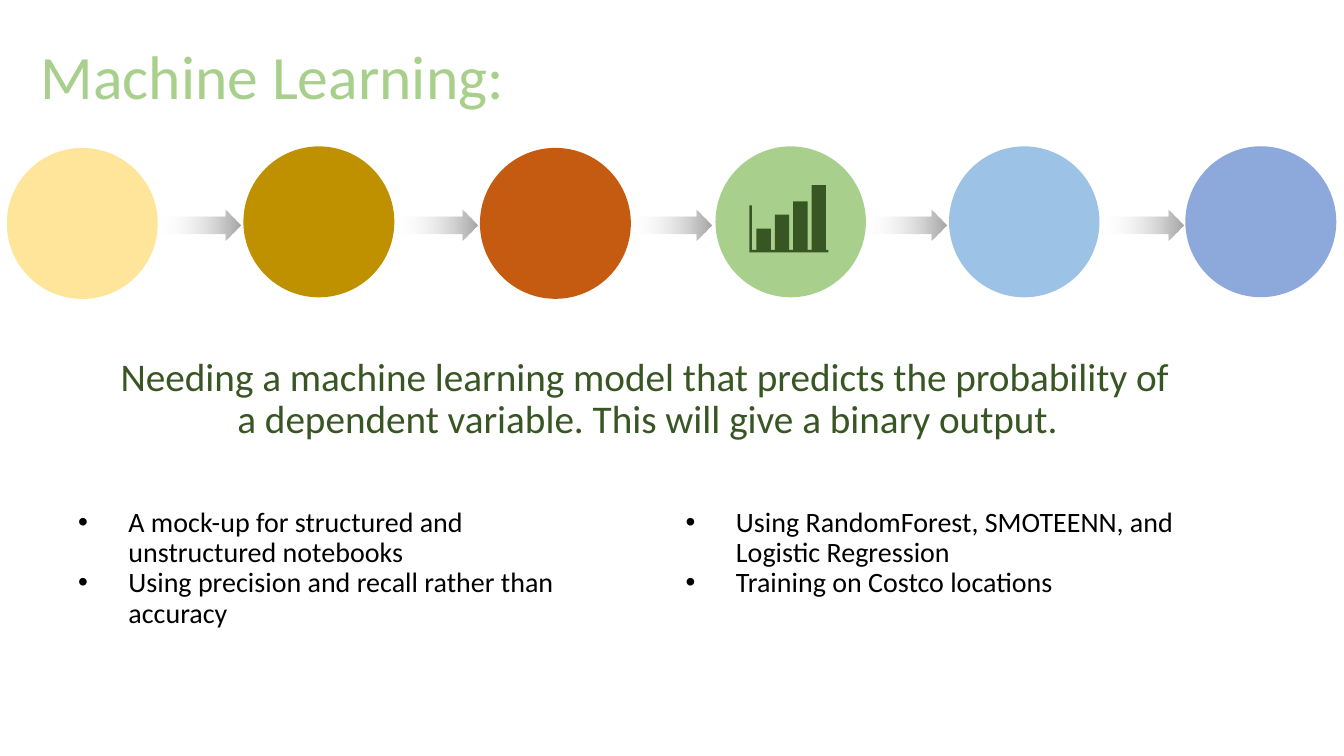
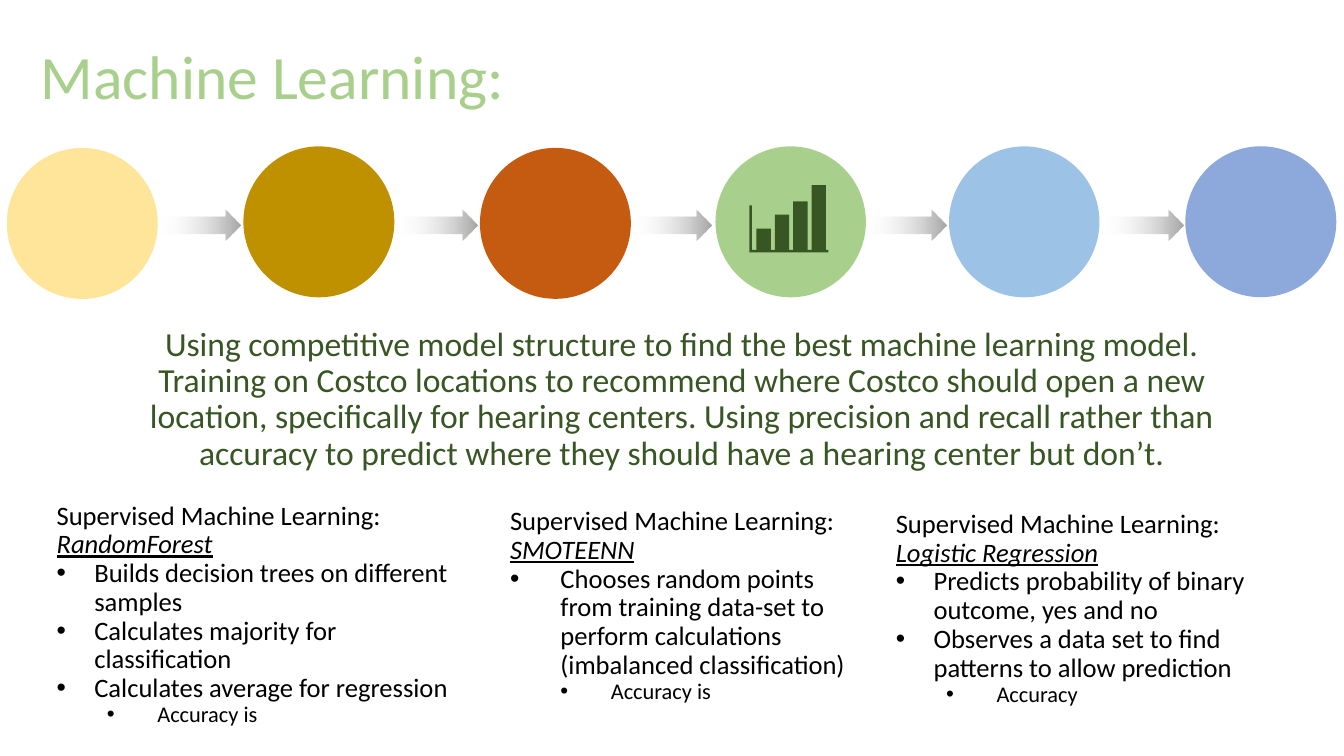
Before and after one commit to JaxWil24/Hearing_Aid_Accessibility, a slide deck: slide 6 of Presentation/FP_Powerpoint.pptx. Drawn at 1344x756 pixels with LibreOffice and Linux fonts; fonts in the diff are those of the drawing. Boxes give left, top, right and bottom in pixels: in the first picture for what was removed or moved away, otherwise in the second. Text is boxed around its words. In the diff, an @@ line names an element or a change of style, - is before the commit and + after.

Commit message:
Updated machine learning portion. 11/3/2022

```diff
--- a/Presentation/FP_Powerpoint.pptx
+++ b/Presentation/FP_Powerpoint.pptx
@@ text at <box>150,332,1213,471</box>: text changed; size 20 to 24 pt; text colour #000000 to #385723 @@
-• A mock-up for structured and unstructured notebooks
-• Using precision and recall rather than accuracy
+Using competitive model structure to find the best machine learning model. Training on Costco locations to recommend where Costco should open a new location, specifically for hearing centers. Using precision and recall rather than accuracy to predict where they should have a hearing center but don’t.
@@ text removed at <box>121,363,1169,440</box> @@
-Needing a machine learning model that predicts the probability of a dependent variable. This will give a binary output.
@@ text added at <box>57,506,448,726</box>, 19 pt, text #000000 @@
+Supervised Machine Learning:
+RandomForest
+• Builds decision trees on different samples
+• Calculates majority for classification
+• Calculates average for regression
+  • Accuracy is
@@ text at <box>510,511,844,703</box>: text changed; size 20 to 19 pt @@
-• Using RandomForest, SMOTEENN, and Logistic Regression
-• Training on Costco locations
+Supervised Machine Learning:
+SMOTEENN
+• Chooses random points from training data-set to perform calculations (imbalanced classification)
+  • Accuracy is
@@ text added at <box>896,514,1244,706</box>, 19 pt, text #000000 @@
+Supervised Machine Learning:
+Logistic Regression
+• Predicts probability of binary outcome, yes and no
+• Observes a data set to find patterns to allow prediction
+  • Accuracy
```
Also in this commit, not shown: 2 other slides changed.
